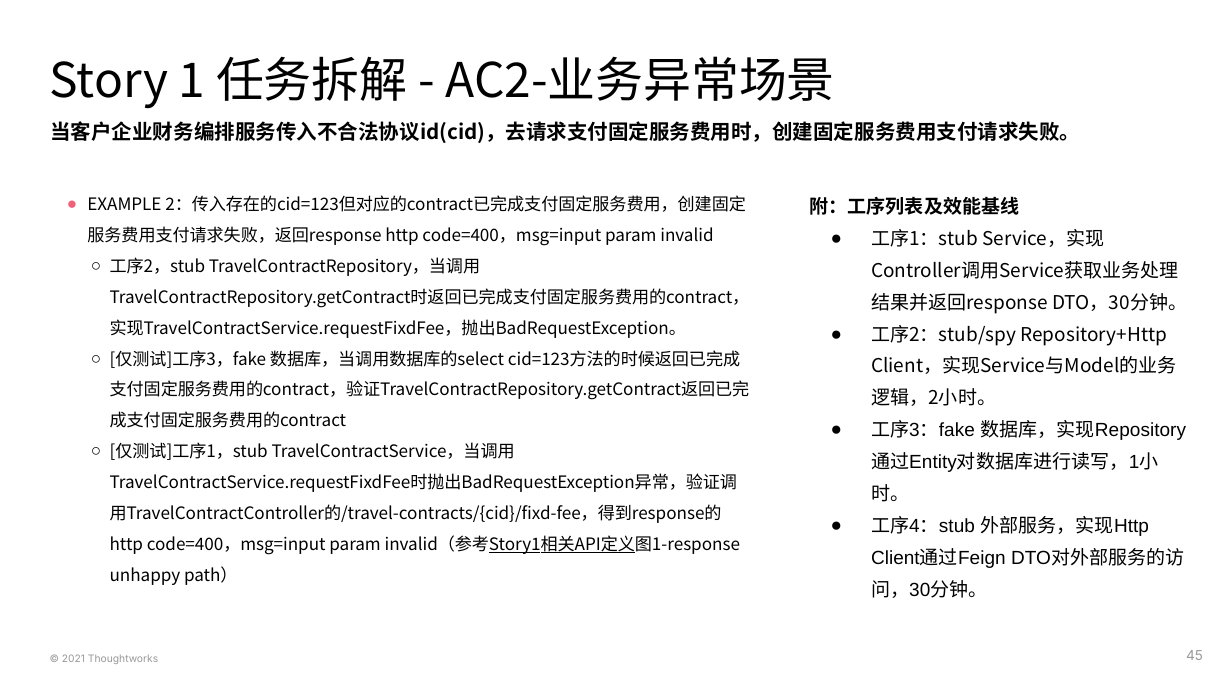
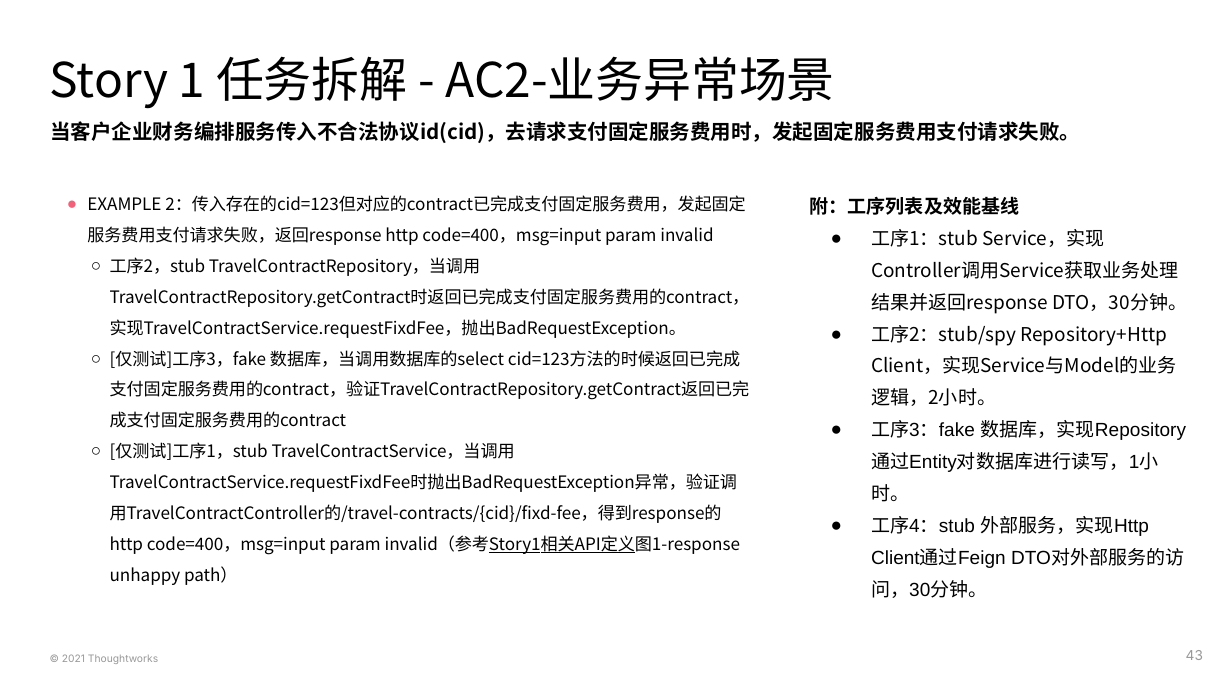
Before and after one commit to deesyx/heima, a slide deck: slide 43 of doc/PS4 黑马考核-项目On-boarding模板-胡炫光.pptx (slide 45 before the commit). Drawn at 1232x693 pixels with LibreOffice and Linux fonts; fonts in the diff are those of the drawing. Boxes give left, top, right and bottom in pixels: in the first picture for what was removed or moved away, otherwise in the second. Text is boxed around its words. In the diff, an @@ line names an element or a change of style, - is before the commit and + after.

```diff
--- a/doc/PS4 黑马考核-项目On-boarding模板-胡炫光.pptx
+++ b/doc/PS4 黑马考核-项目On-boarding模板-胡炫光.pptx
@@ subtitle at <box>50,121,1080,143</box>: text changed @@
-当客户企业财务编排服务传入不合法协议id(cid)，去请求支付固定服务费用时，创建固定服务费用支付请求失败。
+当客户企业财务编排服务传入不合法协议id(cid)，去请求支付固定服务费用时，发起固定服务费用支付请求失败。
@@ text at <box>87,195,746,246</box>: text changed @@
-● EXAMPLE 2：传入存在的cid=123但对应的contract已完成支付固定服务费用，创建固定服务费用支付请求失败，返回response http code=400，msg=input param invalid
+● EXAMPLE 2：传入存在的cid=123但对应的contract已完成支付固定服务费用，发起固定服务费用支付请求失败，返回response http code=400，msg=input param invalid
@@ page number at <box>1186,650,1203,660</box>: text changed @@
-45
+43
```
Also in this commit, not shown: 14 other slides changed, 1 slide removed, 17 other files.
